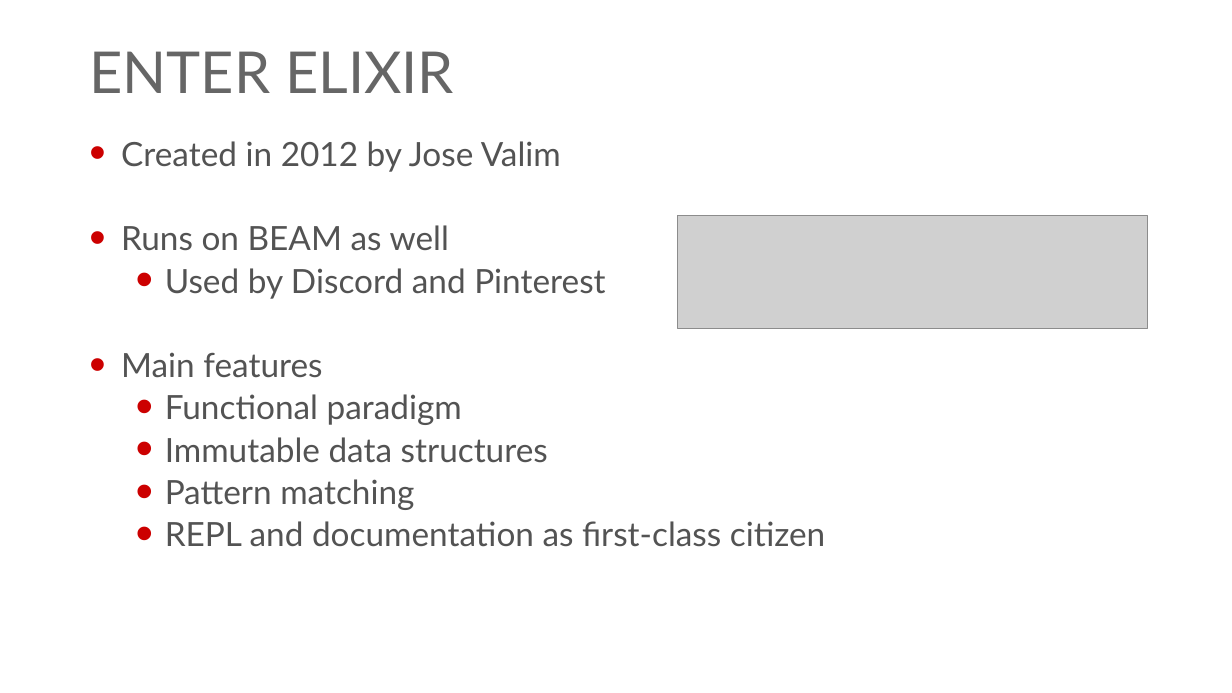
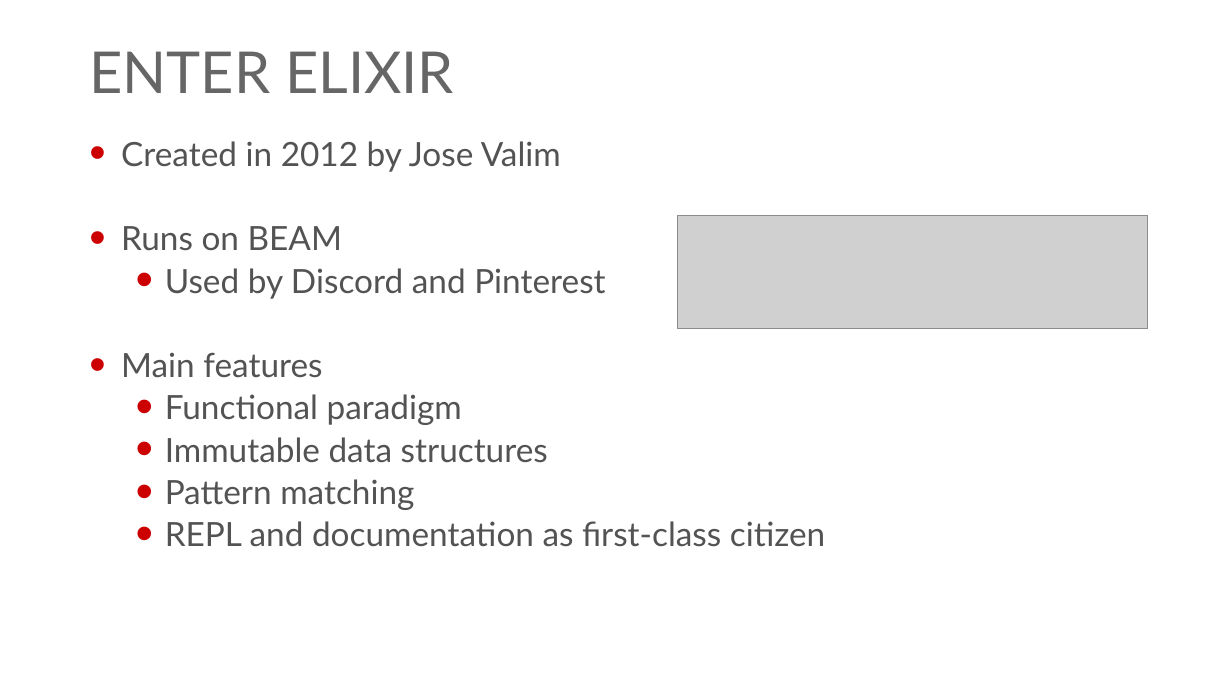
Before and after one commit to georgiyolovski/elixir-tech-talk, a slide deck: slide 4 of Elixir Tech Talk.pptx. Drawn at 1232x693 pixels with LibreOffice and Linux fonts; fonts in the diff are those of the drawing; grey boxes stand for pictures; background and template pictures are left out. Boxes give left, top, right and bottom in pixels: in the first picture for what was removed or moved away, otherwise in the second. Text is boxed around its words. In the diff, an @@ line names an element or a change of style, - is before the commit and + after.

```diff
--- a/Elixir Tech Talk.pptx
+++ b/Elixir Tech Talk.pptx
@@ text at (x1=121, y1=226, x2=342, y2=251): text changed @@
-• Runs on BEAM as well
+• Runs on BEAM
```
Also in this commit, not shown: 7 other slides changed, 2 slides added.
